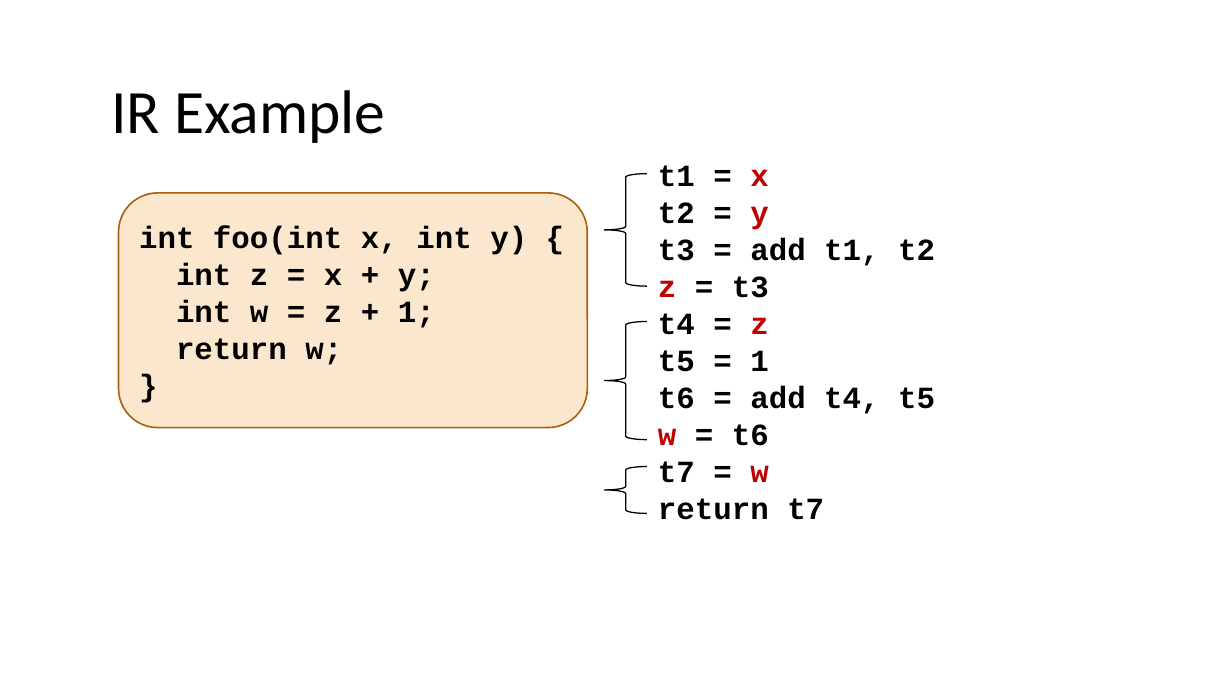
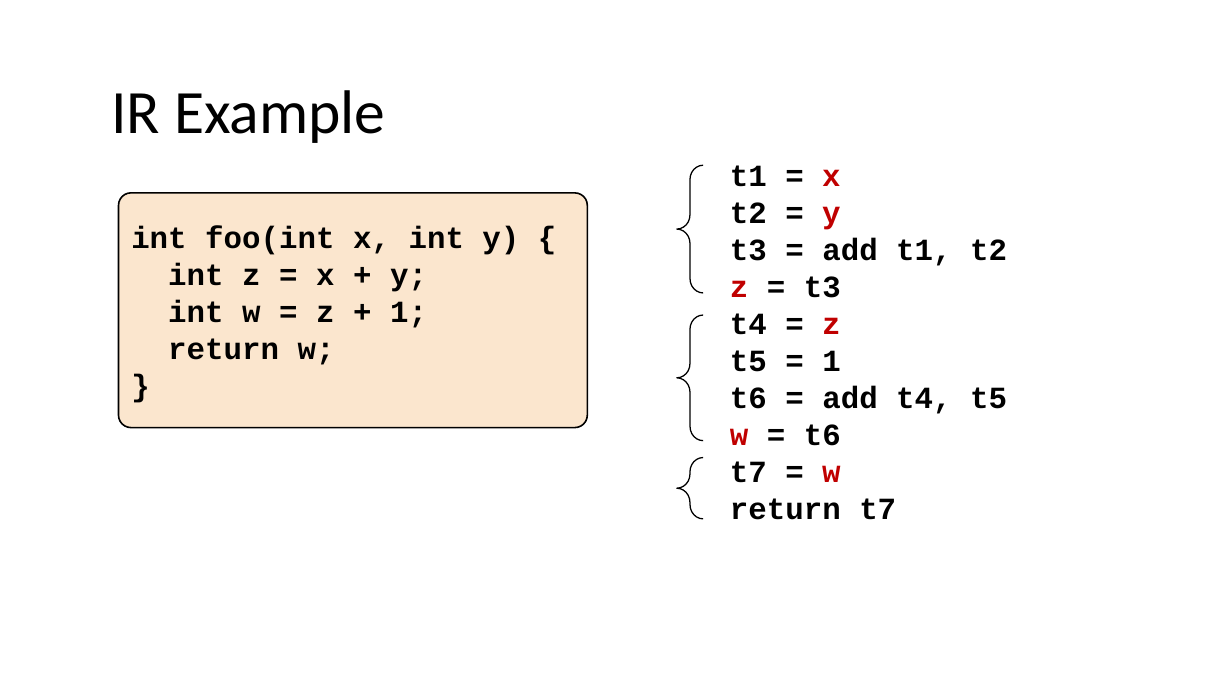
Before and after one commit to nivshani/compilation, a slide deck: slide 11 of slides/IR.pptx (slide 4 before the commit). Drawn at 1232x693 pixels with LibreOffice and Linux fonts; fonts in the diff are those of the drawing. Boxes give left, top, right and bottom in pixels: in the first picture for what was removed or moved away, otherwise in the second. Text is boxed around its words. In the diff, an @@ line names an element or a change of style, - is before the commit and + after.

```diff
--- a/slides/IR.pptx
+++ b/slides/IR.pptx
@@ left brace resized from (x1=604, y1=174, x2=647, y2=287) to (x1=677, y1=165, x2=703, y2=293) @@
@@ text "t1 = x" moved from (x1=658, y1=165, x2=935, y2=520) to (x1=730, y1=165, x2=1007, y2=520) @@
@@ rounded rectangle "int foo(int x, int y) ..." at (x1=118, y1=193, x2=587, y2=428): outline #A9610D 1.25 pt to #000000 1.25 pt; proportions changed @@
@@ left brace resized from (x1=604, y1=322, x2=647, y2=440) to (x1=677, y1=315, x2=703, y2=441) @@
@@ proportions changed in 3 elements at (x1=677, y1=165, x2=703, y2=293), (x1=677, y1=315, x2=703, y2=441), (x1=677, y1=457, x2=703, y2=518) @@
@@ left brace resized from (x1=604, y1=467, x2=647, y2=514) to (x1=677, y1=457, x2=703, y2=518) @@
```
Also in this commit, not shown: 33 other slides changed, 16 slides added, 2 slides removed, 1 other file.
